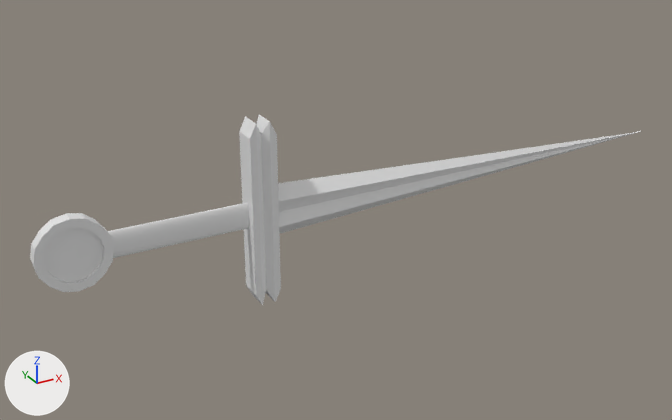
The Blender file Blender/sword.blend as it was, and as the next commit left it.
One viewpoint serves both versions: a 50 mm camera at (-11.8, -28.0, 13.4) aimed at (3.9, 0.6, -0.8). Every picture has the same lights, and +X, +Y and +Z are marked at lower left.

Objects in the first picture: 'Sword'.
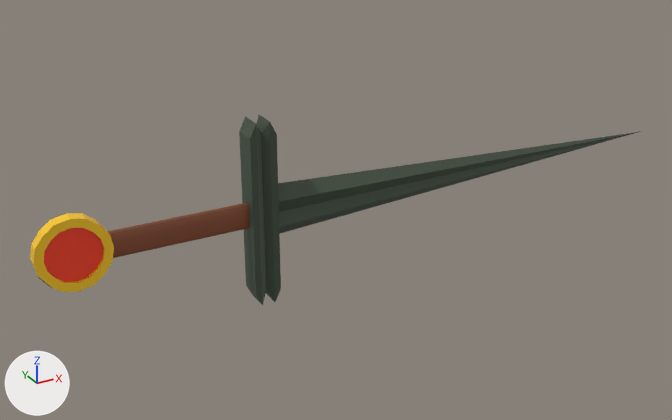
The edits, one by one:
Picture 'sword.001' (img_sword_001) is new.
In material 'Material' (mat_material), base_color is no longer (0.8, 0.8, 0.8), white #e7e7e7.
In material 'Material' (mat_material), texture is now set to img_sword_001.
me_cube_002 has 272 vertices, 236 faces and spans x -17.5..9.0, y -0.5..0.5, z -3.5..3.5.
me_cube_002 is used by ob_sword; location (10.0, 0.0, 0.0).
me_cube_002 part 1: texture (UV) coordinates of 236 of 236 faces, centred in x -17.4..9.0, y -0.4..0.4, z -3.3..3.2, changed; they spanned u 0.0..1.0, v 0.0..1.0 and now span u 0.0..1.0, v 0.0..1.0.

Pixel boxes [x1, y1, x2, y2] of what changed, in the pictures (672 x 420 px):
'Sword', surface changed (grey to black): [30, 115, 641, 305] in both
